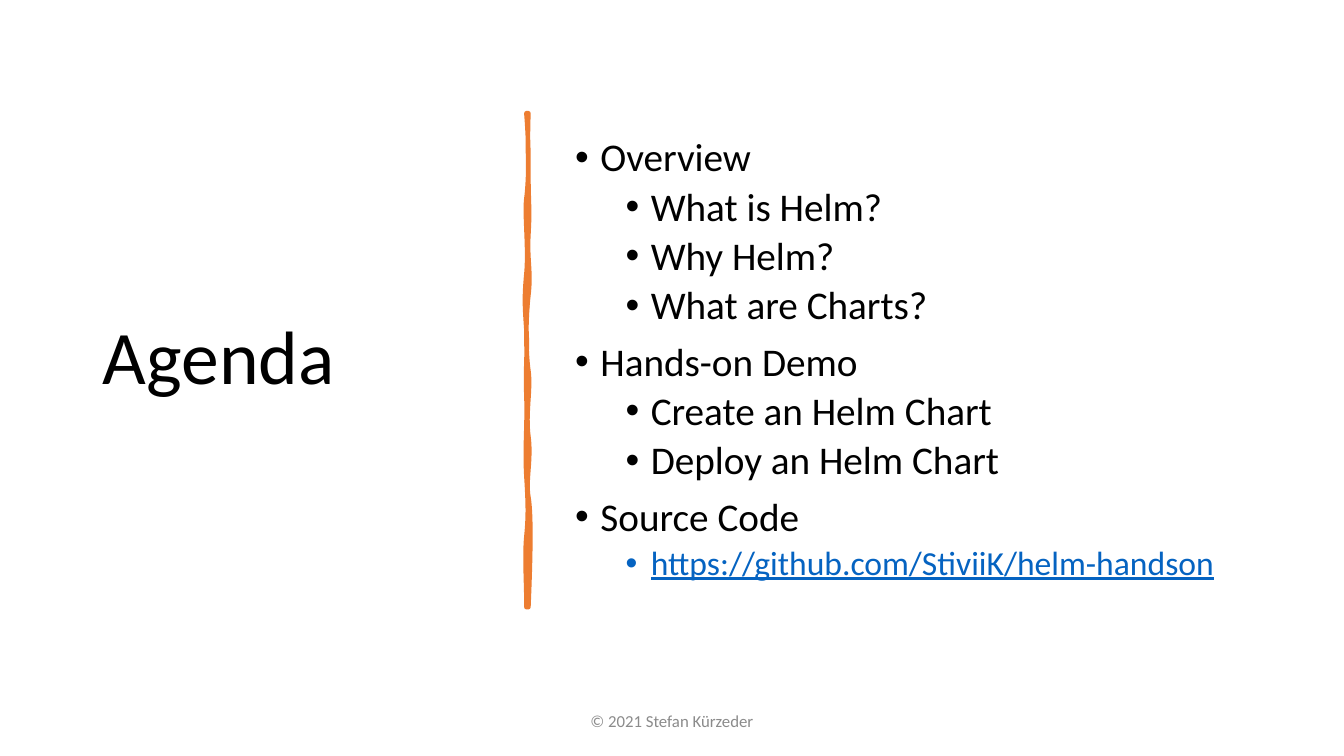
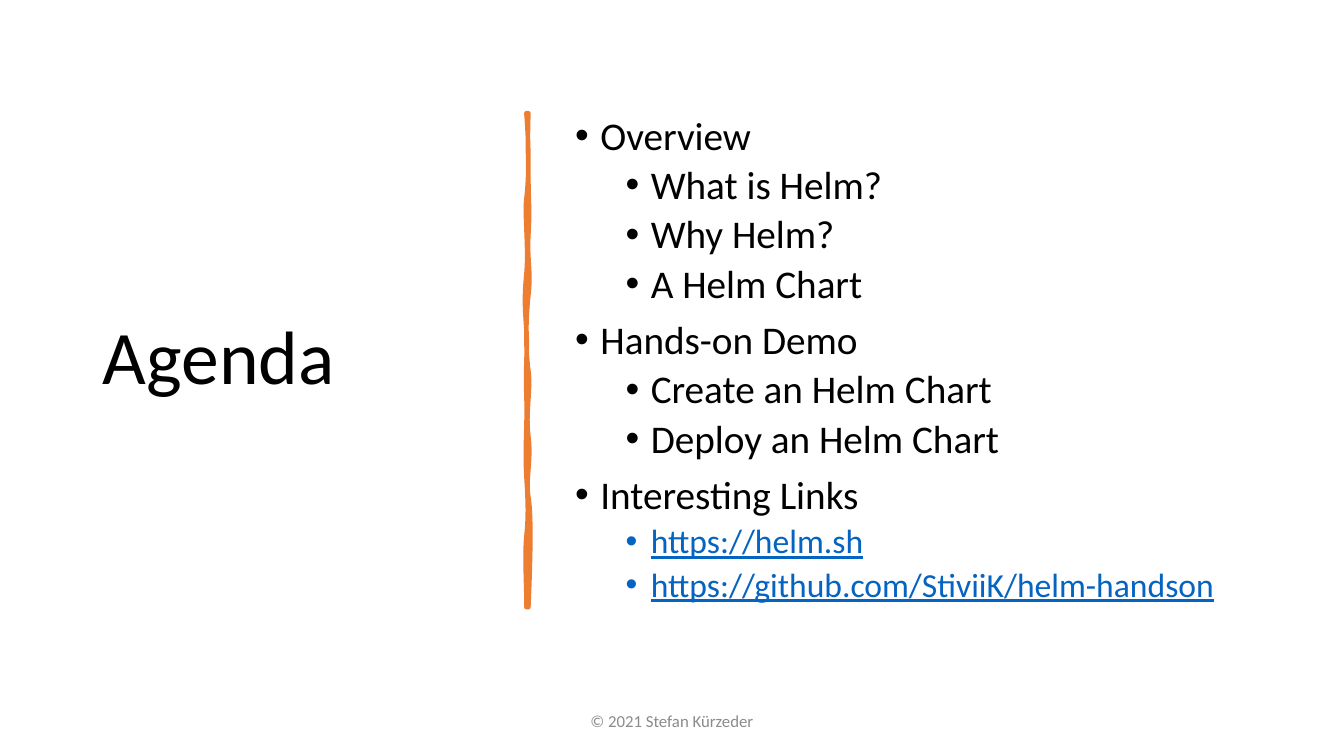
Before and after one commit to StiviiK/helm-handson, a slide deck: slide 2 of docs/Presentation-Helm.pptx. Drawn at 1344x756 pixels with LibreOffice and Linux fonts; fonts in the diff are those of the drawing. Boxes give left, top, right and bottom in pixels: in the first picture for what was removed or moved away, otherwise in the second. Text is boxed around its words. In the diff, an @@ line names an element or a change of style, - is before the commit and + after.

```diff
--- a/docs/Presentation-Helm.pptx
+++ b/docs/Presentation-Helm.pptx
@@ text at [651, 270, 862, 299]: text changed @@
-  • What are Charts?
+  • A Helm Chart
@@ text at [600, 481, 863, 559]: text changed @@
-• Source Code
+• Interesting Links
+  • https://helm.sh
```
Also in this commit, not shown: 3 other slides changed, 1 slide added, 1 slide removed, 6 other files.
